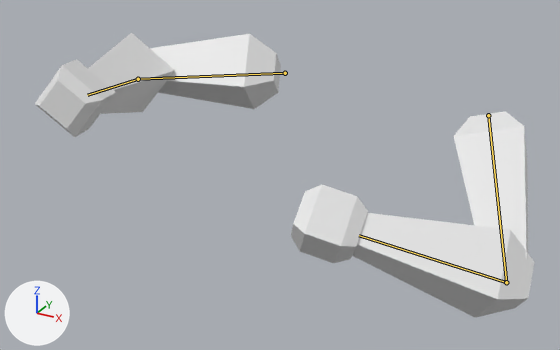
The glTF model TopDownGameARMS_MODEL_finished._updated3.glb, before and after one commit.
Before and after are seen from a 50 mm lens placed at (10.21, -25.95, 7.04), pointed at (-0.89, -5.76, -3.05). Lighting does not change. The marker at lower left points along +X, +Y and +Z. The picture after the commit comes second. Both versions are drawn at frame 7 of the action 'Power_attack_release_R'; the numbers are the values there. The bones that change, and the others that lie on the model, are drawn over the model as lines.
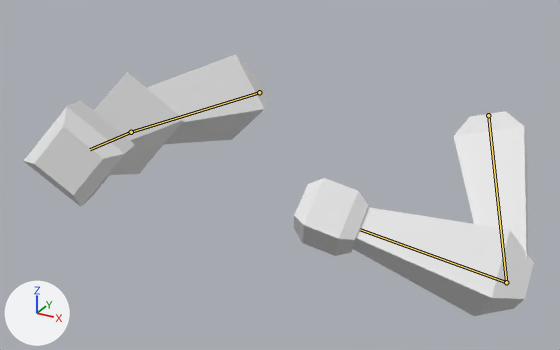
The change in detail:
Bone 'upperarm.l' (bone_upperarm_l) moves from (0.06, -0.22, -0.45) to (-0.21, -0.39, 1.98).
Bone 'upperarm.l' (bone_upperarm_l) turns from (-33, 138, -89) to (101, 5, 65) degrees about its own x, y and z.
Bone 'lowerarn.l' (bone_lowerarn_l) turns from (-37, -31, 113) to (-43, -60, 82) degrees about its own x, y and z.
Bone 'lowerarn.r' (bone_lowerarn_r) turns from (27, -3, -106) to (24, -3, -110) degrees about its own x, y and z.

Location of each change, (x1, y1, x2, y2) in pixels of the pictures (560 x 350 px):
'Cube.001', posed (8% shorter)
    before: (35, 33, 535, 318)
    after: (24, 54, 534, 316)
bone 'upperarm.l', root to tip
    before: (285, 73) to (138, 79)
    after: (259, 92) to (131, 132)
bone 'lowerarn.l', root to tip
    before: (138, 79) to (87, 95)
    after: (131, 132) to (90, 149)
bone 'lowerarn.r', root to tip
    before: (506, 282) to (359, 235)
    after: (506, 282) to (360, 229)
